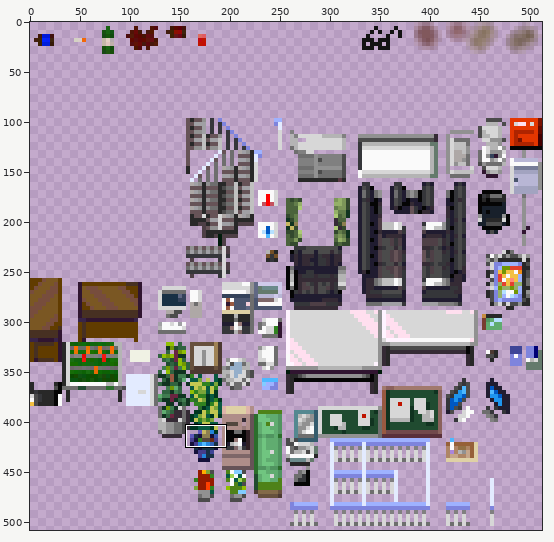
Two states of a sprite sheet, tilesets_deviant_milkian_1.png. The picture above shows the old version from afar; the outline marks the close-up.
Close-up. Before the commit:
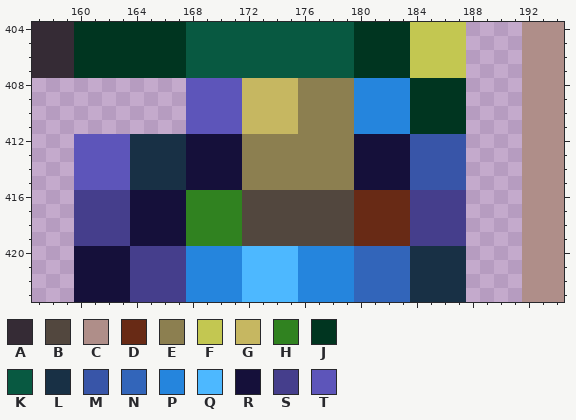
The file is 512x512 pixels. Pixels under 10% opacity are left out. Colours within 5 levels of each other are drawn and written as one. Shown: x 157..194, y 404..423. The wide view leaves out empty margins. The commit also changed other parts of the picture, which this record leaves out.
Palette (. is transparent): A #352b35  B #52473e  C #af8e89  D #682a15  E #8c7f50  F #c3c751  G #c6b761  H #308220  J #003520  K #085941  L #183045  M #3855a8  N #3265ba  P #2585dd  Q #4db8ff  R #15103a  S #453e8c  T #5d55ba
Pixels before, first column x 157:
404 AAAJJJJJJJJKKKKKKKKKKKKJJJJFFFF....CCC
405 AAAJJJJJJJJKKKKKKKKKKKKJJJJFFFF....CCC
406 AAAJJJJJJJJKKKKKKKKKKKKJJJJFFFF....CCC
407 AAAJJJJJJJJKKKKKKKKKKKKJJJJFFFF....CCC
408 ...........TTTTGGGGEEEEPPPPJJJJ....CCC
409 ...........TTTTGGGGEEEEPPPPJJJJ....CCC
410 ...........TTTTGGGGEEEEPPPPJJJJ....CCC
411 ...........TTTTGGGGEEEEPPPPJJJJ....CCC
412 ...TTTTLLLLRRRREEEEEEEERRRRMMMM....CCC
413 ...TTTTLLLLRRRREEEEEEEERRRRMMMM....CCC
414 ...TTTTLLLLRRRREEEEEEEERRRRMMMM....CCC
415 ...TTTTLLLLRRRREEEEEEEERRRRMMMM....CCC
416 ...SSSSRRRRHHHHBBBBBBBBDDDDSSSS....CCC
417 ...SSSSRRRRHHHHBBBBBBBBDDDDSSSS....CCC
418 ...SSSSRRRRHHHHBBBBBBBBDDDDSSSS....CCC
419 ...SSSSRRRRHHHHBBBBBBBBDDDDSSSS....CCC
420 ...RRRRSSSSPPPPQQQQPPPPNNNNLLLL....CCC
421 ...RRRRSSSSPPPPQQQQPPPPNNNNLLLL....CCC
422 ...RRRRSSSSPPPPQQQQPPPPNNNNLLLL....CCC
423 ...RRRRSSSSPPPPQQQQPPPPNNNNLLLL....CCC
New version:
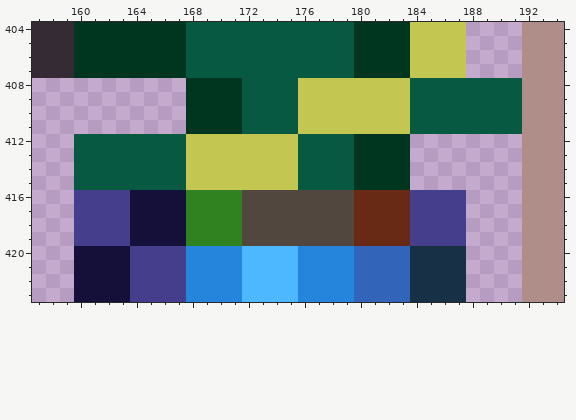
What changed:
Changed rows in their new state; - is an unchanged pixel.
first column x 160:
408 --------JJJJKKKKFFFFFFFFKKKKKKKK
409 --------JJJJKKKKFFFFFFFFKKKKKKKK
410 --------JJJJKKKKFFFFFFFFKKKKKKKK
411 --------JJJJKKKKFFFFFFFFKKKKKKKK
412 KKKKKKKKFFFFFFFFKKKKJJJJ....----
413 KKKKKKKKFFFFFFFFKKKKJJJJ....----
414 KKKKKKKKFFFFFFFFKKKKJJJJ....----
415 KKKKKKKKFFFFFFFFKKKKJJJJ....----
Boxes around the changes in both close-ups, in picture pixels (x1, y1, x2, y2):
changed: (74, 78, 522, 190)
